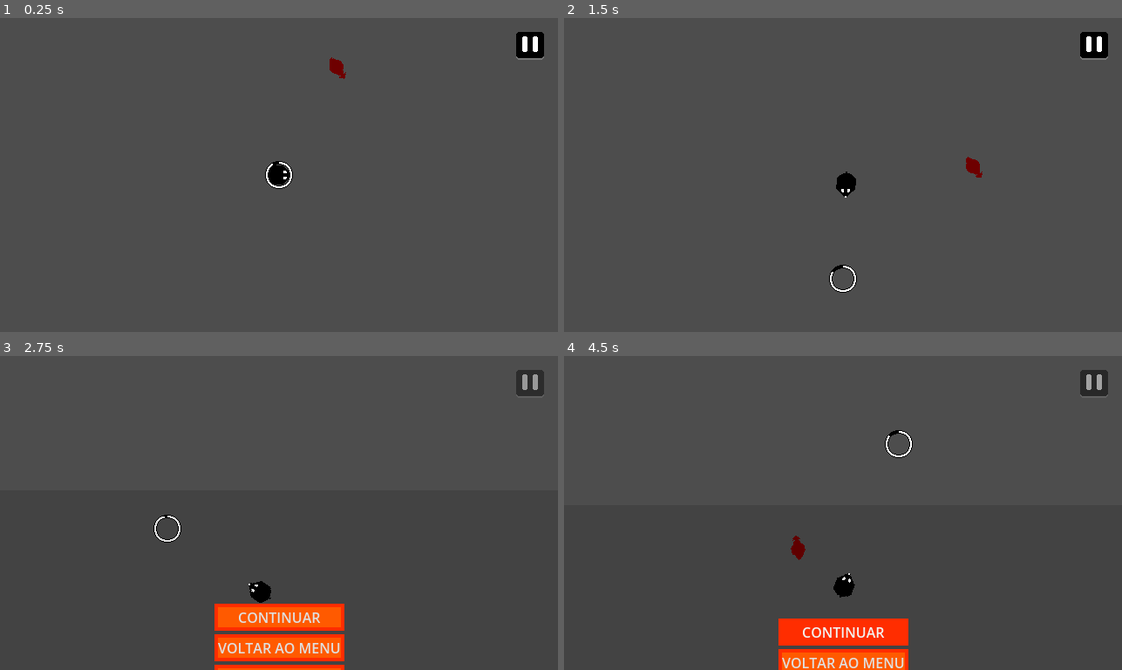
Above: before the commit, frames 1-4 (two rows, left to right).
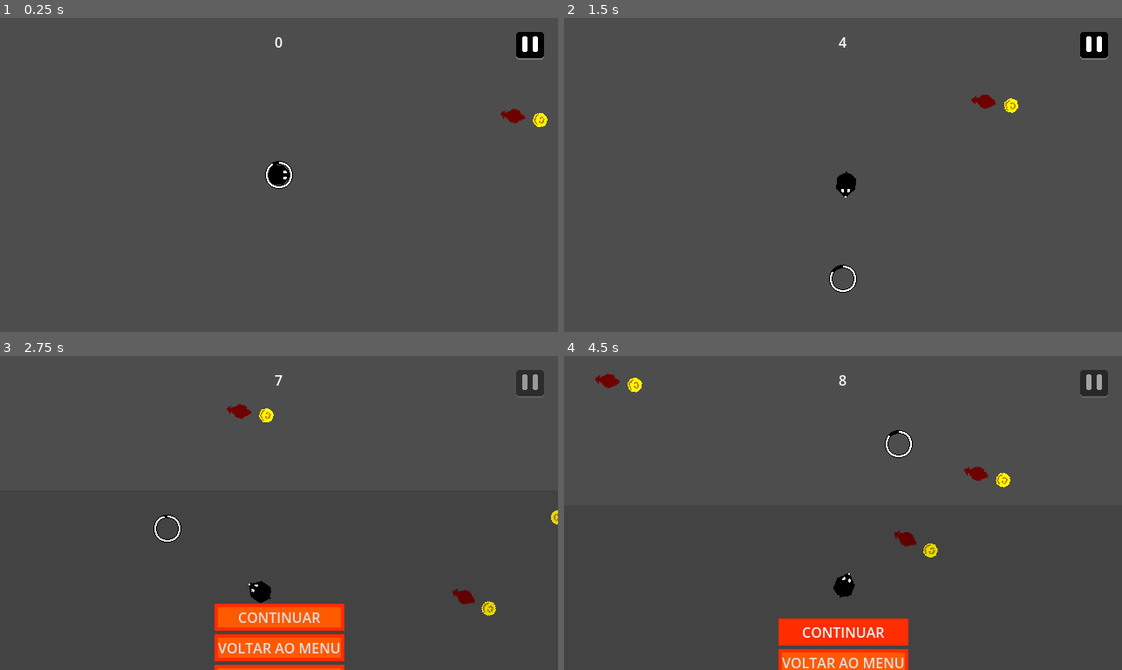
Above: after the commit, the same moments.

Repository: Botijas/Mouse_is_a_Thief
Game: Godot game, scene res://Assets/Scenes/game_scene.tscn
Same seed, same stepped clock (60 frames per second), same inputs: the game is played once before the commit and once after it. The project has no main scene, so this scene is started directly.
Inputs (mouse positions are in pixels of both pictures, inside the frame that each line leads up to):
- Up to frame 1 (0.25 s): no input
- Up to frame 2 (1.5 s): tap Enter (ui_accept) at 0.5, 0.6, 0.77, 1.07 s; move the mouse to (965, 159) at 0.52 s; click "CONTINUAR" at 1.25 s
- Up to frame 3 (2.75 s): move the mouse to (167, 528) at 2.02 s; tap Enter (ui_accept) at 2.1, 2.27, 2.57 s
- Up to frame 4 (4.5 s): click "CONTINUAR" at 2.75 s; move the mouse to (898, 443) at 3.52 s; tap Enter (ui_accept) at 3.6 s; click "CONTINUAR" at 4.25 s

The runs differ from the first frame. In frame 1, 0.4% of the frame differs, in the area x 49-99%, y 6-35%; in frame 2, 0.4%; in frame 3, 0.5%; in frame 4, 0.8%, in the area x 5-80%, y 5-65%.

Commit message:
Inimigo e Pontos Finalizados
a. Mecânica de pontos pelas moedas finalizada
b. Mecânica do inimigo finalizada
c. Spawner de inimigos finalizado

Diff:
--- a/Assets/Actors/civil_enemy.tscn
+++ b/Assets/Actors/civil_enemy.tscn
@@ -2,12 +2,14 @@
 
 [ext_resource type="Script" uid="uid://be301qb8wa6hy" path="res://Assets/Scripts/civil_enemy.gd" id="1_6e8ad"]
 [ext_resource type="Texture2D" uid="uid://b7ledwo2ihlc1" path="res://Assets/Sprites/Walk_Enemy_Placeholder.png" id="1_eqngq"]
+[ext_resource type="PackedScene" uid="uid://ttepx562janv" path="res://Assets/Actors/coin.tscn" id="3_k04r8"]
 
 [sub_resource type="CapsuleShape2D" id="CapsuleShape2D_6e8ad"]
-radius = 8.0
-height = 28.0
+radius = 6.0
+height = 24.0
 
 [node name="Civil Enemy" type="CharacterBody2D" unique_id=2049861081]
+motion_mode = 1
 script = ExtResource("1_6e8ad")
 
 [node name="Texture" type="Sprite2D" parent="." unique_id=757596654]
@@ -23,5 +25,8 @@
 [node name="Visible On Screen" type="VisibleOnScreenNotifier2D" parent="." unique_id=1762854775]
 rect = Rect2(-14, -8, 28, 16)
 
+[node name="Coin" parent="." unique_id=184351232 instance=ExtResource("3_k04r8")]
+position = Vector2(-32, 0)
+
 [connection signal="body_entered" from="Hitbox" to="." method="_on_hitbox_body_entered"]
 [connection signal="screen_exited" from="Visible On Screen" to="." method="_on_visible_on_screen_screen_exited"]
--- /dev/null
+++ b/Assets/Actors/coin.tscn
@@ -0,0 +1,19 @@
+[gd_scene format=3 uid="uid://ttepx562janv"]
+
+[ext_resource type="Script" uid="uid://bqxy1a2yg0hld" path="res://Assets/Scripts/coin.gd" id="1_0bfwn"]
+[ext_resource type="Texture2D" uid="uid://dsqrisuw1gu8v" path="res://Assets/Sprites/Coin_Placeholder.png" id="1_c3ovx"]
+
+[sub_resource type="CircleShape2D" id="CircleShape2D_0bfwn"]
+radius = 9.0
+
+[node name="Coin" type="Area2D" unique_id=184351232]
+script = ExtResource("1_0bfwn")
+
+[node name="Collision" type="CollisionShape2D" parent="." unique_id=1074524852]
+shape = SubResource("CircleShape2D_0bfwn")
+debug_color = Color(0.51444185, 0.57687694, 0, 0.41960785)
+
+[node name="Texture" type="Sprite2D" parent="." unique_id=2108608062]
+texture = ExtResource("1_c3ovx")
+
+[connection signal="body_entered" from="." to="." method="_on_body_entered"]
--- a/Assets/Scenes/game_scene.tscn
+++ b/Assets/Scenes/game_scene.tscn
@@ -12,7 +12,7 @@
 [ext_resource type="Texture2D" uid="uid://c2v5a342w2334" path="res://Assets/UI/Pause_btn_pressed_placeholder.png" id="3_330yb"]
 [ext_resource type="Script" uid="uid://dh0cmfklr7hwa" path="res://Assets/Scripts/mouse_progress_bar.gd" id="3_t6p80"]
 [ext_resource type="Texture2D" uid="uid://bfyn8ttpp1y44" path="res://Assets/UI/Pause_btn_hover_placeholder.png" id="4_odgft"]
-[ext_resource type="PackedScene" uid="uid://dxdxeyk5h015g" path="res://Assets/Actors/civil_enemy.tscn" id="8_yk65x"]
+[ext_resource type="Script" uid="uid://dyiwqj24umg20" path="res://Assets/Scripts/enemy_spawner.gd" id="8_6450k"]
 
 [sub_resource type="ShaderMaterial" id="ShaderMaterial_6450k"]
 shader = ExtResource("2_yk65x")
@@ -116,6 +116,19 @@
 [sub_resource type="StyleBoxFlat" id="StyleBoxFlat_330yb"]
 bg_color = Color(0, 0, 0, 0.1254902)
 
+[sub_resource type="LabelSettings" id="LabelSettings_yk65x"]
+font_size = 48
+
+[sub_resource type="StyleBoxLine" id="StyleBoxLine_6450k"]
+content_margin_left = 4.0
+content_margin_top = 0.0
+content_margin_right = 4.0
+content_margin_bottom = 0.0
+color = Color(0.5, 0.5, 0.5, 0)
+
+[sub_resource type="LabelSettings" id="LabelSettings_oljyh"]
+font_size = 24
+
 [node name="Game Scene" type="Node" unique_id=531808466 node_paths=PackedStringArray("ui_animator")]
 process_mode = 3
 script = ExtResource("1_yub04")
@@ -141,9 +154,11 @@
 rotation = 1.5707964
 texture = ExtResource("2_ei1hv")
 
-[node name="Civil Enemy" parent="Game Actors" unique_id=2049861081 instance=ExtResource("8_yk65x")]
-
-[node name="UI" type="Control" parent="." unique_id=117714174 node_paths=PackedStringArray("scene", "pause_btn", "resume_btn", "back_btn", "quit_btn")]
+[node name="Enemy Spawner" type="Node" parent="Game Actors" unique_id=1552182913 node_paths=PackedStringArray("game_scene")]
+script = ExtResource("8_6450k")
+game_scene = NodePath("../..")
+
+[node name="UI" type="Control" parent="." unique_id=117714174 node_paths=PackedStringArray("scene", "pause_btn", "resume_btn", "back_btn", "quit_btn", "restart_btn", "score")]
 z_index = 2
 layout_mode = 3
 anchors_preset = 15
@@ -159,6 +174,8 @@
 resume_btn = NodePath("Pause Panel/Pause Menu/Resume BTN")
 back_btn = NodePath("Pause Panel/Pause Menu/Back BTN")
 quit_btn = NodePath("Pause Panel/Pause Menu/Quit BTN")
+restart_btn = NodePath("Lose Panel/MarginContainer/Restart BTN")
+score = NodePath("UI Container/Score")
 
 [node name="UI Animator" type="AnimationPlayer" parent="UI" unique_id=181165887]
 root_node = NodePath("../..")
@@ -183,6 +200,13 @@
 texture_normal = ExtResource("2_4aml7")
 texture_pressed = ExtResource("3_330yb")
 texture_hover = ExtResource("4_odgft")
+
+[node name="Score" type="Label" parent="UI/UI Container" unique_id=1010998254]
+layout_mode = 2
+size_flags_horizontal = 4
+size_flags_vertical = 0
+horizontal_alignment = 1
+vertical_alignment = 1
 
 [node name="Pause Panel" type="Panel" parent="UI" unique_id=351946843]
 layout_mode = 1
@@ -220,7 +244,60 @@
 layout_mode = 2
 text = "SAIR"
 
+[node name="Lose Panel" type="Panel" parent="UI" unique_id=1226767940]
+layout_mode = 1
+anchors_preset = 15
+anchor_right = 1.0
+anchor_bottom = 1.0
+offset_top = -360.0
+offset_bottom = -360.0
+grow_horizontal = 2
+grow_vertical = 2
+theme_override_styles/panel = SubResource("StyleBoxFlat_330yb")
+
+[node name="MarginContainer" type="MarginContainer" parent="UI/Lose Panel" unique_id=1881952347]
+layout_mode = 1
+anchors_preset = 15
+anchor_right = 1.0
+anchor_bottom = 1.0
+grow_horizontal = 2
+grow_vertical = 2
+theme_override_constants/margin_left = 16
+theme_override_constants/margin_top = 16
+theme_override_constants/margin_right = 16
+theme_override_constants/margin_bottom = 16
+
+[node name="Text Box" type="VBoxContainer" parent="UI/Lose Panel/MarginContainer" unique_id=542689415]
+layout_mode = 2
+size_flags_vertical = 0
+
+[node name="You Lose" type="Label" parent="UI/Lose Panel/MarginContainer/Text Box" unique_id=532503609]
+layout_mode = 2
+size_flags_vertical = 0
+text = "Você Perdeu"
+label_settings = SubResource("LabelSettings_yk65x")
+horizontal_alignment = 1
+vertical_alignment = 1
+
+[node name="HSeparator" type="HSeparator" parent="UI/Lose Panel/MarginContainer/Text Box" unique_id=1441144996]
+layout_mode = 2
+theme_override_constants/separation = 8
+theme_override_styles/separator = SubResource("StyleBoxLine_6450k")
+
+[node name="Lose To" type="Label" parent="UI/Lose Panel/MarginContainer/Text Box" unique_id=1511842089]
+layout_mode = 2
+label_settings = SubResource("LabelSettings_oljyh")
+horizontal_alignment = 1
+vertical_alignment = 1
+
+[node name="Restart BTN" parent="UI/Lose Panel/MarginContainer" unique_id=721486383 instance=ExtResource("2_odgft")]
+layout_mode = 2
+size_flags_horizontal = 4
+size_flags_vertical = 8
+text = "RECOMEÇAR"
+
 [connection signal="pressed" from="UI/UI Container/Pause BTN" to="UI" method="_on_pause_btn_pressed"]
 [connection signal="pressed" from="UI/Pause Panel/Pause Menu/Resume BTN" to="UI" method="_on_resume_btn_pressed"]
 [connection signal="pressed" from="UI/Pause Panel/Pause Menu/Back BTN" to="UI" method="_on_back_btn_pressed"]
 [connection signal="pressed" from="UI/Pause Panel/Pause Menu/Quit BTN" to="UI" method="_on_quit_btn_pressed"]
+[connection signal="pressed" from="UI/Lose Panel/MarginContainer/Restart BTN" to="UI" method="_on_restart_btn_pressed"]
--- a/Assets/Scripts/civil_enemy.gd
+++ b/Assets/Scripts/civil_enemy.gd
@@ -25,7 +25,7 @@
 	# Define os parametros do Movimento
 	horizontal_movement = randi_range(0, 1)
 	positive_movement = randi_range(0, 1)
-	speed_multiplier = randf_range(0.75, 1.5)
+	speed_multiplier = randf_range(0.75, 1.20)
 
 	if horizontal_movement:
 		if positive_movement:
@@ -55,6 +55,7 @@
 			end_position.x = randf_range(-32, 640 + 32)
 
 	global_position = initial_position
+	get_node("Coin").visible = true
 
 func _on_visible_on_screen_screen_exited() -> void:
 	start_movement()
--- /dev/null
+++ b/Assets/Scripts/coin.gd
@@ -0,0 +1,6 @@
+extends Area2D
+
+func _on_body_entered(body: Node2D) -> void:
+	if body.is_in_group("Player"):
+		get_node_or_null("/root/Game Scene").points += 1
+		visible = false
--- /dev/null
+++ b/Assets/Scripts/enemy_spawner.gd
@@ -0,0 +1,9 @@
+extends Node
+
+@export var game_scene : Node
+const ENEMY : PackedScene = preload("res://Assets/Actors/civil_enemy.tscn")
+
+func _physics_process(delta: float) -> void:
+	while get_child_count() - 1 < game_scene.points / 3:
+		var enemy = ENEMY.instantiate()
+		add_child(enemy)
--- a/Assets/Scripts/game_manager.gd
+++ b/Assets/Scripts/game_manager.gd
@@ -6,6 +6,8 @@
 	Paused}
 
 var actual_game_state : GAME_STATES = GAME_STATES.Playing
+
+var points : int = 0
 
 @export var ui_animator : AnimationPlayer
 
@@ -41,6 +43,9 @@
 			elif actual_game_state == GAME_STATES.Paused:
 				go_to_playing()
 
+	if Input.is_action_just_pressed("ui_accept"):
+		points += 1
+
 func go_to_playing() -> void:
 	actual_game_state = GAME_STATES.Playing
 	ui_animator.play("Pause Down")
--- a/Assets/Scripts/ui_manager.gd
+++ b/Assets/Scripts/ui_manager.gd
@@ -7,6 +7,12 @@
 @export var resume_btn : BaseButton
 @export var back_btn : BaseButton
 @export var quit_btn : BaseButton
+@export var restart_btn : BaseButton
+@export_category("Score Refs")
+@export var score : Label
+
+func _physics_process(delta: float) -> void:
+	score.text = str(scene.points)
 
 func _on_pause_btn_pressed() -> void:
 	scene.go_to_paused()
@@ -17,9 +23,12 @@
 	resume_btn.set_focus_mode(FOCUS_NONE)
 
 func _on_back_btn_pressed() -> void:
-
 	back_btn.set_focus_mode(FOCUS_NONE)
 
 func _on_quit_btn_pressed() -> void:
 	get_tree().quit()
 	quit_btn.set_focus_mode(FOCUS_NONE)
+
+func _on_restart_btn_pressed() -> void:
+	get_tree().reload_current_scene()
+	restart_btn.set_focus_mode(FOCUS_NONE)
Not shown, added: Assets/Scripts/coin.gd.uid
Not shown, added: Assets/Scripts/enemy_spawner.gd.uid
Binary file added: Assets/Sprites/Coin_Placeholder.png
Not shown, added: Assets/Sprites/Coin_Placeholder.png.import
